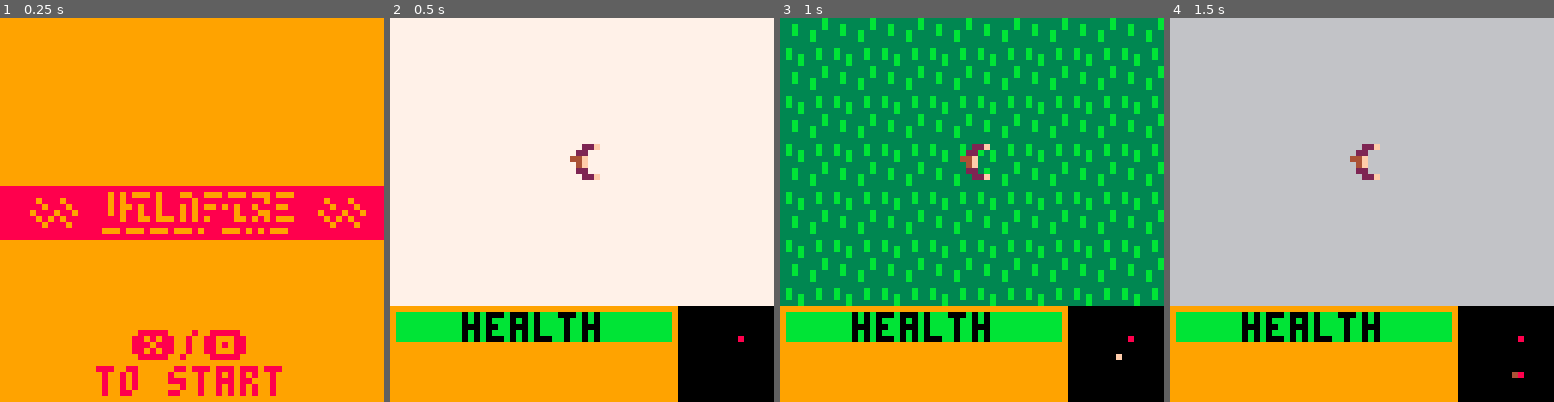
Above: before the commit, frames 1-4 (left to right).
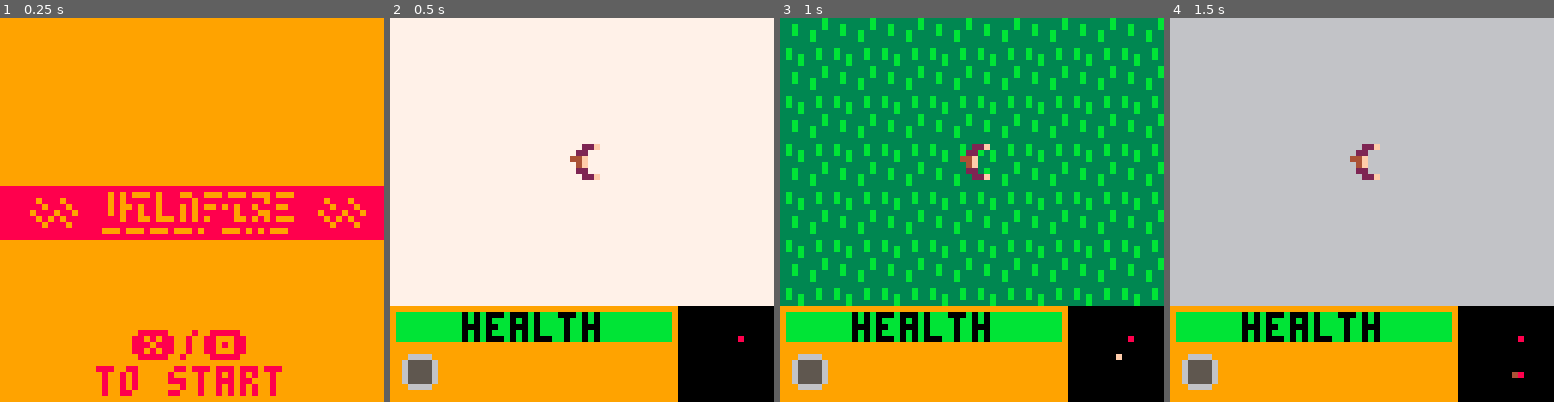
Above: after the commit, the same moments.

Repository: notCalle/pico-8-carts
Game: PICO-8 cartridge wildfire.p8
Same seed, same stepped clock (60 frames per second), same inputs: the game is played once before the commit and once after it.
Inputs:
- Up to frame 1 (0.25 s): no input
- Up to frame 2 (0.5 s): tap X (X key) at 0.33 s
- Up to frame 3 (1 s): tap O (Z key) at 0.7 s
- Up to frame 4 (1.5 s): tap X (X key) at 1.07 s

Frame 1 is identical in both runs. In frame 2, 0.8% of the frame differs, in the area x 3-13%, y 87-97%; in frame 3, 0.8%; in frame 4, 0.8%.

Commit message:
Add water bucket

Diff:
--- a/wildfire.p8
+++ b/wildfire.p8
@@ -85,7 +85,8 @@
 	dy=0,
 	hd_x=1,
 	hd_y=0,
-	ht=max_ht
+	ht=max_ht,
+	bkt=0
 	}
 
 function move_player()
@@ -121,6 +122,7 @@
 	end
 	if fl_tst(fl_m.water,flags) then
 		play.ht=min(play.ht*1.01,max_ht)
+		if(play.bkt) play.bkt=1
 	end
 	if fl_tst(fl_m.block,flags) then
 		play.x-=play.dx
@@ -128,10 +130,22 @@
 	end
 end
 
+function use_bucket()
+	local map_x=play.x/8+play.hd_x
+	local map_y=play.y/8+play.hd_y
+
+	if(not play.bkt or play.bkt<1) return
+
+	if fget(mget(64+map_x,map_y),fl_b.fire) then
+		mset(64+map_x,map_y,0)
+	end
+	play.bkt-=1
+end
+
 function update_player()
 	move_player()
 	collide_player()
-
+	if(btnp(4)) use_bucket()
 	if play.ht<=0 then
 		next_state=gameover_state
 	end
@@ -254,6 +268,8 @@
 		rectfill(ht_px,1,46,5,8)
 	end
 	print("health",12,1,0)
+
+	if(play.bkt) spr(64+play.bkt,1,7)
 end
 
 function draw_world()
@@ -276,7 +292,7 @@
 function init_world()
 	local r1,r2,rt
 	for n=0,63 do
-	 r1=rnd(2) rt=rnd(4) r2=max(r1,rt) r1=min(r1,rt)
+		r1=rnd(2) rt=rnd(4) r2=max(r1,rt) r1=min(r1,rt)
 		for c=0,r2 do
 			if c<r1 then
 				mset(64+n,c,13)
@@ -285,7 +301,7 @@
 			end
 		end
 
-	 r1=rnd(2) rt=rnd(4) r2=max(r1,rt) r1=min(r1,rt)
+		r1=rnd(2) rt=rnd(4) r2=max(r1,rt) r1=min(r1,rt)
 		for c=0,r2 do
 			if c<r1 then
 				mset(64+c,n,13)
@@ -294,7 +310,7 @@
 			end
 		end
 
-	 r1=rnd(2) rt=rnd(4) r2=max(r1,rt) r1=min(r1,rt)
+		r1=rnd(2) rt=rnd(4) r2=max(r1,rt) r1=min(r1,rt)
 		for c=0,r2 do
 			if c<r1 then
 				mset(127-n,63-c,13)
@@ -303,7 +319,7 @@
 			end
 		end
 
-	 r1=rnd(2) rt=rnd(4) r2=max(r1,rt) r1=min(r1,rt)
+		r1=rnd(2) rt=rnd(4) r2=max(r1,rt) r1=min(r1,rt)
 		for c=0,r2 do
 			if c<r1 then
 				mset(127-c,63-n,13)
@@ -374,12 +390,12 @@
 000020000f0000f00002000000000000000000000000000000000000000000000000000000000000000000000000000000000000000000000000000000000000
 000f0000000000000000f00000000000000000000000000000000000000000000000000000000000000000000000000000000000000000000000000000000000
 00000000000000000000000000000000000000000000000000000000000000000000000000000000000000000000000000000000000000000000000000000000
-00000000000000000000000000000000000000000000000000000000000000000000000000000000000000000000000000000000000000000000000000000000
-00000000000000000000000000000000000000000000000000000000000000000000000000000000000000000000000000000000000000000000000000000000
-00000000000000000000000000000000000000000000000000000000000000000000000000000000000000000000000000000000000000000000000000000000
-00000000000000000000000000000000000000000000000000000000000000000000000000000000000000000000000000000000000000000000000000000000
-00000000000000000000000000000000000000000000000000000000000000000000000000000000000000000000000000000000000000000000000000000000
-00000000000000000000000000000000000000000000000000000000000000000000000000000000000000000000000000000000000000000000000000000000
+00666600006666000000000000000000000000000000000000000000000000000000000000000000000000000000000000000000000000000000000000000000
+0655556006cccc600000000000000000000000000000000000000000000000000000000000000000000000000000000000000000000000000000000000000000
+0655556006cccc600000000000000000000000000000000000000000000000000000000000000000000000000000000000000000000000000000000000000000
+0655556006cccc600000000000000000000000000000000000000000000000000000000000000000000000000000000000000000000000000000000000000000
+0655556006cccc600000000000000000000000000000000000000000000000000000000000000000000000000000000000000000000000000000000000000000
+00666600006666000000000000000000000000000000000000000000000000000000000000000000000000000000000000000000000000000000000000000000
 00000000000000000000000000000000000000000000000000000000000000000000000000000000000000000000000000000000000000000000000000000000
 00000000000000000000000000000000000000000000000000000000000000000000000000000000000000000000000000000000000000000000000000000000
 00000000000000000000000000000000000000000000000000000000000000000000000000000000000000000000000000000000000000000000000000000000
Not shown, changed: the thumbnail (__label__) section of wildfire.p8
